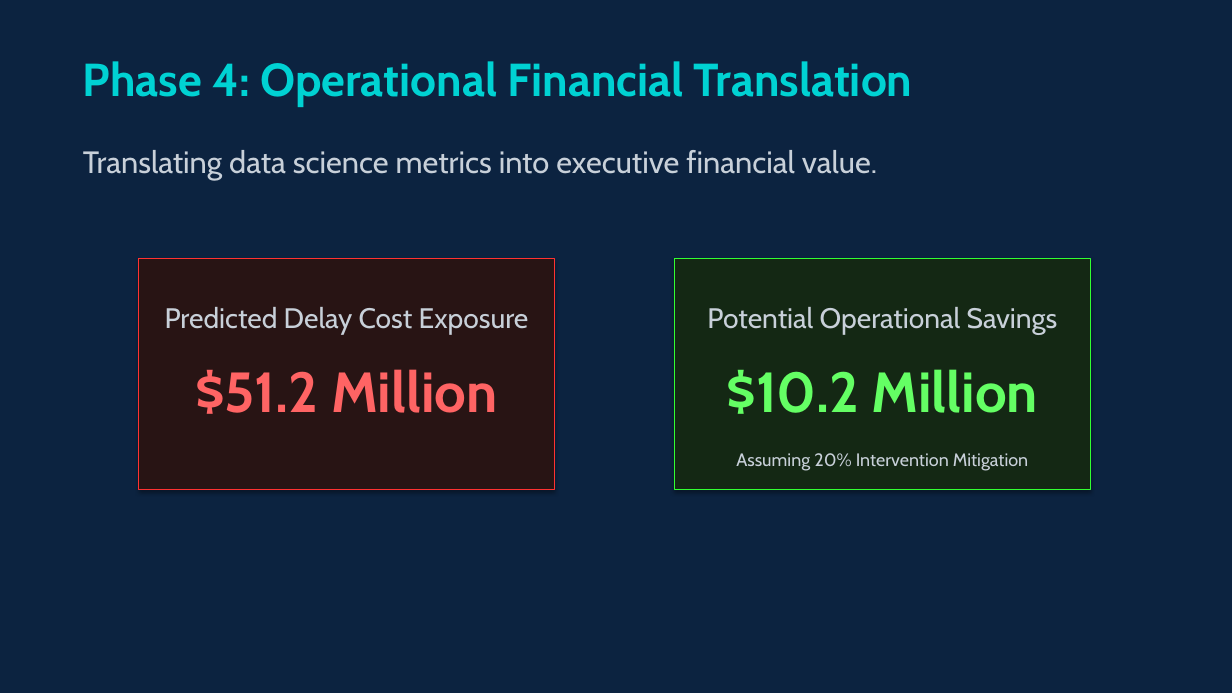
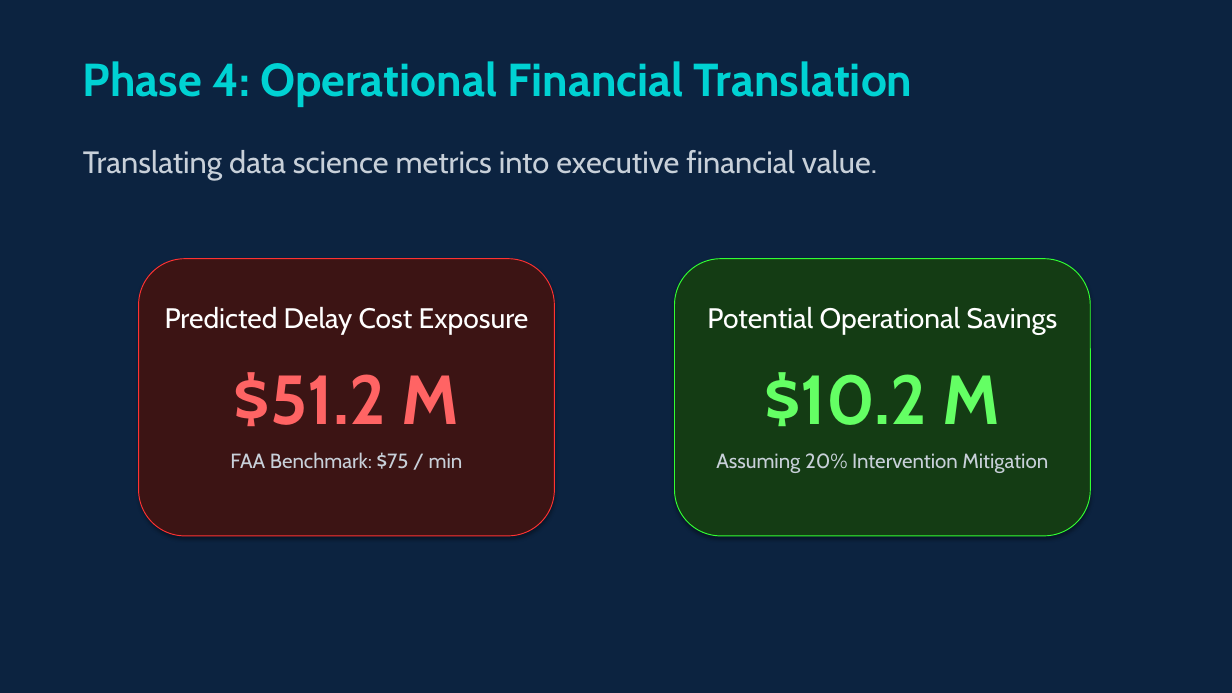
Before and after one commit to shreshth-nanda83/Turnaround-Optimization-Model, a slide deck: slide 6 of Workflow_Presentation.pptx. Drawn at 1232x693 pixels with LibreOffice and Linux fonts; fonts in the diff are those of the drawing. Boxes give left, top, right and bottom in pixels: in the first picture for what was removed or moved away, otherwise in the second. Text is boxed around its words. In the diff, an @@ line names an element or a change of style, - is before the commit and + after.

Commit message:
design: Redesign PPTX with visual assets, background images, and rich layouts

```diff
--- a/Workflow_Presentation.pptx
+++ b/Workflow_Presentation.pptx
@@ rounded rectangle: place and size @@
-rounded rectangle at box(139, 259, 555, 490)
+rounded rectangle at box(139, 259, 555, 536)
@@ rounded rectangle at box(139, 259, 555, 536): rectangle to rounded rectangle; fill #281414 to #3C1414 @@
@@ rectangle removed at box(675, 259, 1091, 490) @@
@@ rounded rectangle added at box(675, 259, 1091, 536), fill #143C14, outline #32FF32 0.75 pt @@
@@ text "Predicted Delay Cost Exposure" at box(165, 307, 529, 334): text colour #C8D0D9 to #FFFFFF @@
@@ text "Potential Operational Savings" at box(707, 307, 1058, 334): text colour #C8D0D9 to #FFFFFF @@
@@ text at box(234, 372, 459, 427): text changed; size 44 to 54 pt @@
-$51.2 Million
+$51.2 M
@@ text at box(764, 372, 1001, 427): text changed; size 44 to 54 pt @@
-$10.2 Million
+$10.2 M
@@ text "Assuming 20% Intervention Mitigation" at box(716, 453, 1048, 473): size 14 to 16 pt @@
@@ text added at box(230, 452, 463, 469), 16 pt, text #C8D0D9 @@
+FAA Benchmark: $75 / min
```
Also in this commit, not shown: 5 other slides changed, 3 other files.
